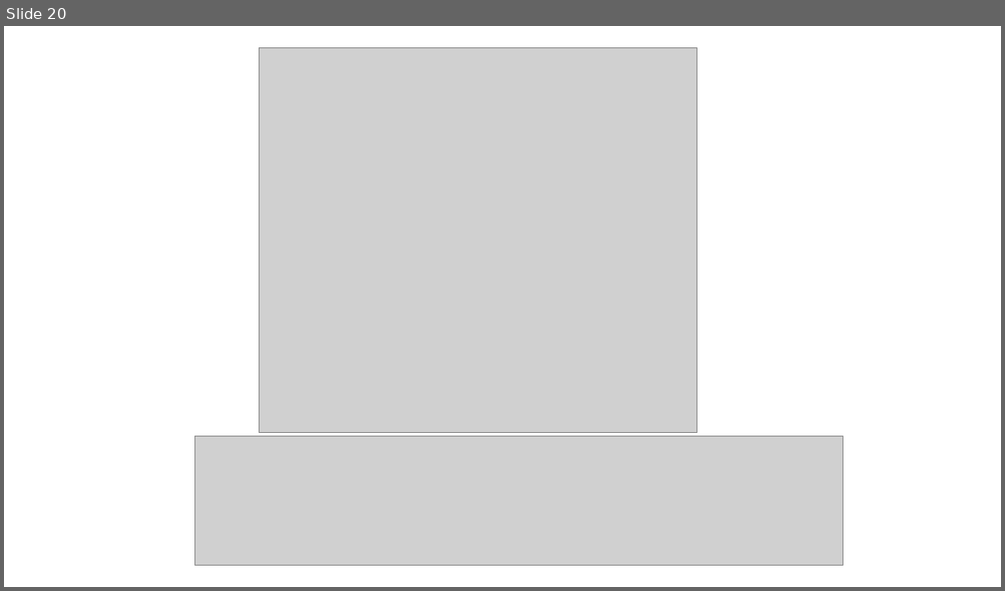
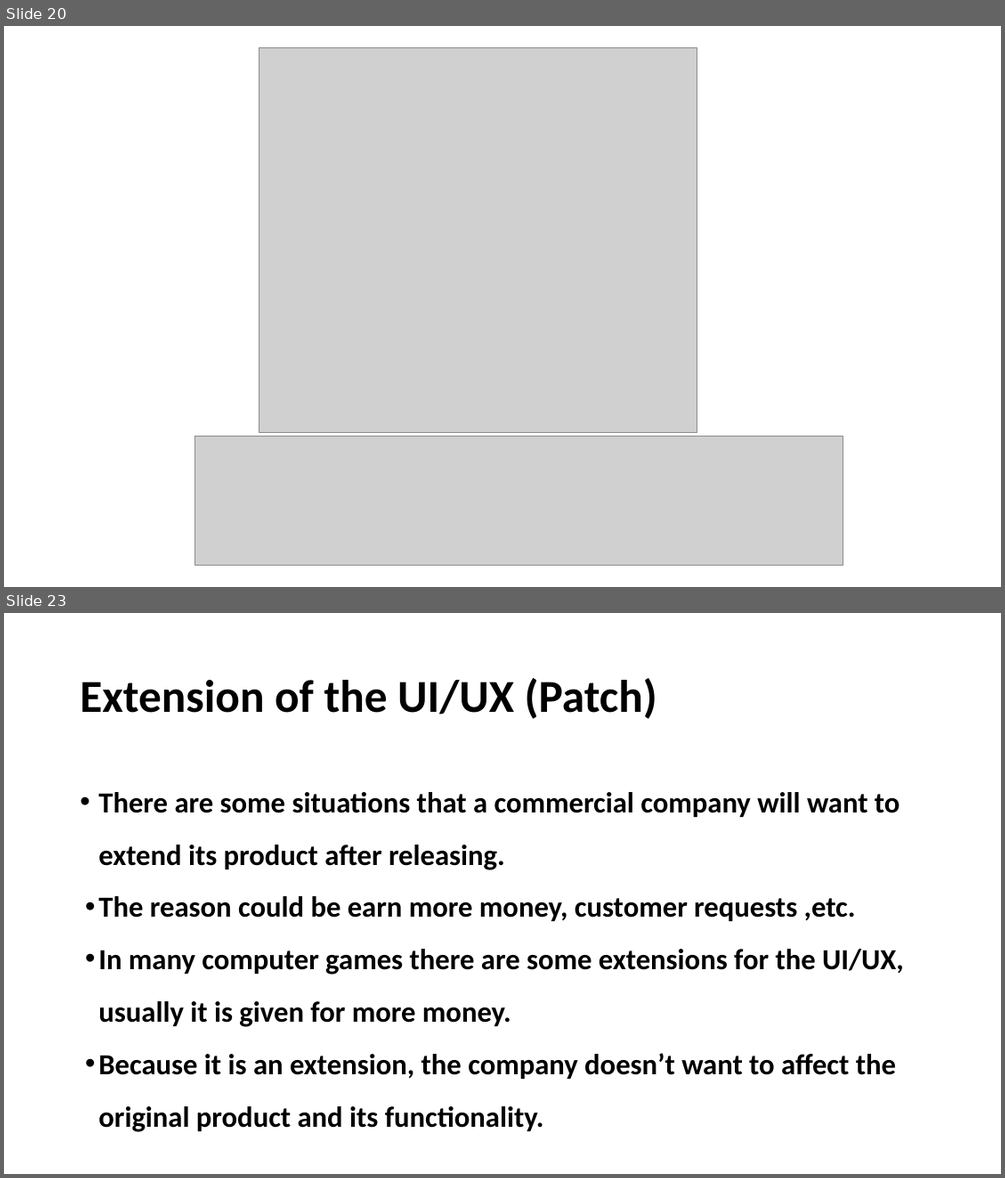
Before and after one commit to akotek/AOP, a slide deck: src/Final Project Presentation.pptx. Shown one above the other, each under a label of ours: slide 20 before the commit, slides 20 and 23 after it; the slides between them are not shown. The pictures are 1005x591 and 1005x1178 pixels, drawn with LibreOffice and Linux fonts; fonts in the diff are those of the drawing; grey boxes stand for pictures. Boxes give left, top, right and bottom in pixels: in the first picture for what was removed or moved away, otherwise in the second. Text is boxed around its words. In the diff, an @@ line names an element or a change of style, - is before the commit and + after.

```diff
--- a/src/Final Project Presentation.pptx
+++ b/src/Final Project Presentation.pptx
@@ slide 23 added at bbox=[4, 613, 1001, 1174], background #FFFFFF @@
@@ title added at bbox=[80, 678, 657, 719], 44 pt, text #000000, bold @@
+Extension of the UI/UX (Patch)
@@ text added at bbox=[98, 792, 904, 1132], 28 pt, text #000000, bold @@
+• There are some situations that a commercial company will want to extend its product after releasing.
+• The reason could be earn more money, customer requests ,etc.
+• In many computer games there are some extensions for the UI/UX, usually it is given for more money.
+• Because it is an extension, the company doesn’t want to affect the original product and its functionality.
```
Also in this commit, not shown: 25 slides changed, 1 other slide added.
